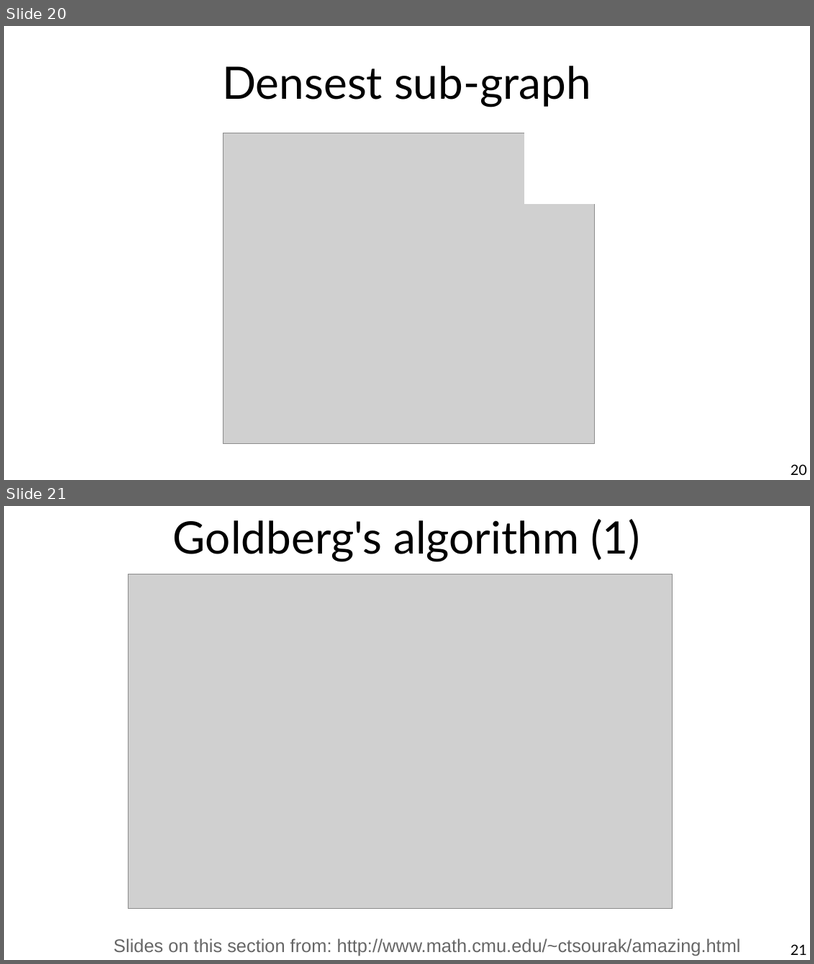
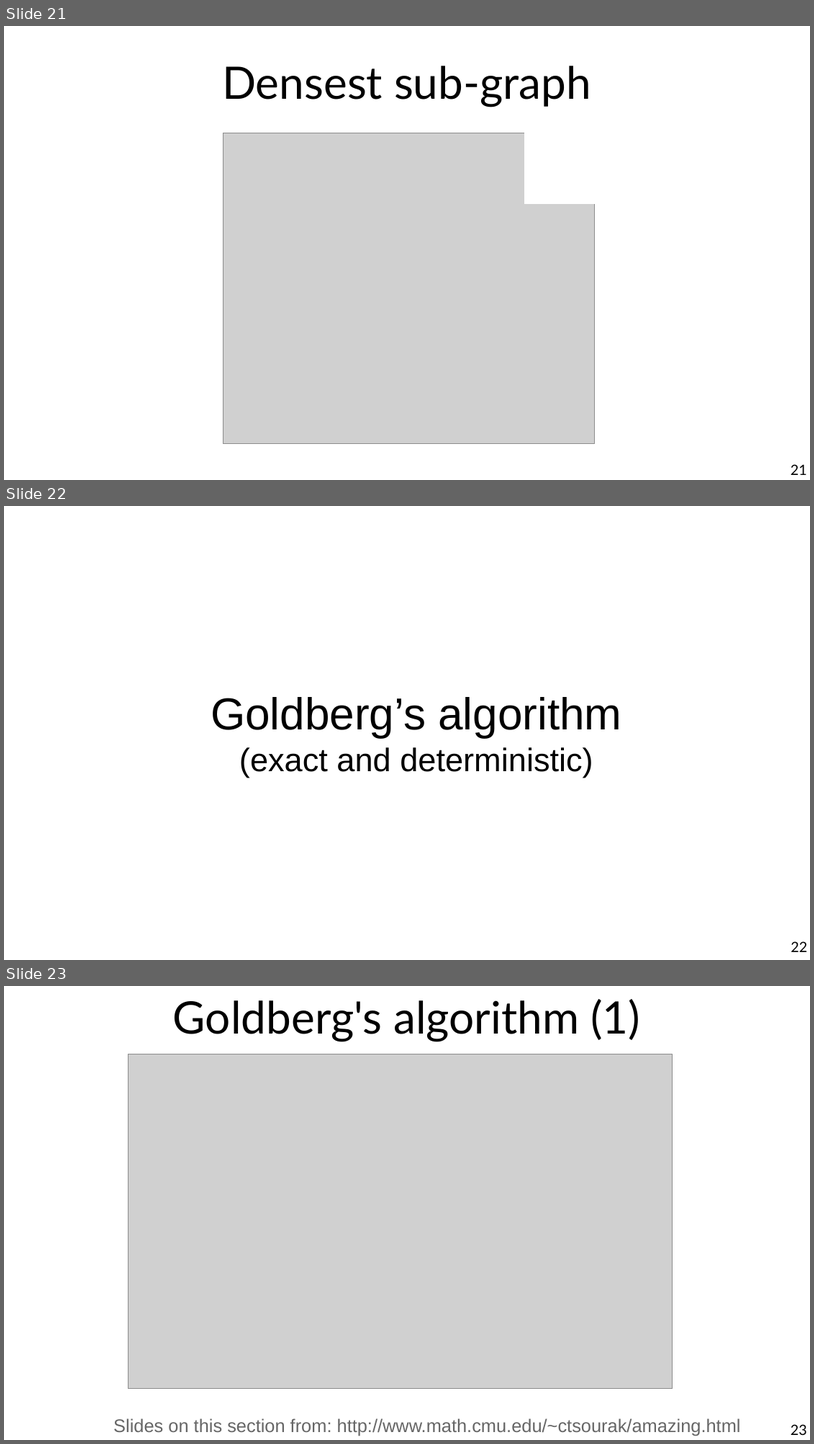
Before and after one commit to chatox/networks-science-course, a slide deck: theory/tt13_dense_subgraphs.odp. Shown one above the other, each under a label of ours: slides 20 and 21 before the commit, slides 21, 22 and 23 after it. The pictures are 814x964 and 814x1444 pixels, drawn with LibreOffice and Linux fonts; fonts in the diff are those of the drawing; grey boxes stand for pictures. Boxes give left, top, right and bottom in pixels: in the first picture for what was removed or moved away, otherwise in the second. Text is boxed around its words. In the diff, an @@ line names an element or a change of style, - is before the commit and + after.

```diff
--- a/theory/tt13_dense_subgraphs.odp
+++ b/theory/tt13_dense_subgraphs.odp
@@ slide 22 added at (4, 506, 810, 960), background #FFFFFF @@
@@ title added at (211, 697, 622, 777), 32 pt, text #000000 @@
+Goldberg’s algorithm
+(exact and deterministic)
@@ page number added at (791, 941, 808, 952), 14 pt, text #000000 @@
+22
@@ what was slide 20 is now slide 21 @@
@@ page number at (791, 464, 808, 475): text changed @@
-20
+21
@@ what was slide 21 is now slide 23 @@
@@ page number at (791, 1424, 808, 1435): text changed @@
-21
+23
```
Also in this commit, not shown: 5 slides changed, 3 other slides added, 1 slide removed, 1 other file.
